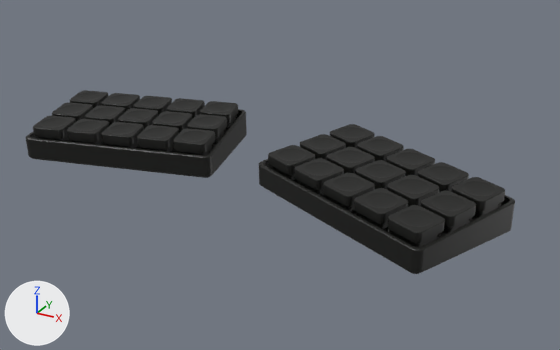
Two versions of the Blender file case/case.blend, one commit apart.
Rendered twice from a camera (50 mm lens) standing at (152.0, -335.0, 144.0) and looking at (-11.0, -38.0, -4.0). Every picture has the same lights, and +X, +Y and +Z are marked at lower left.

The first picture shows 'Cube.001', 'Cube.002', 'briquet-rounded.001', 'briquet-rounded.002', 'case.001', 'case.002', 'kailh lp choc burnt orange.001', 'kailh lp choc burnt orange.002'.
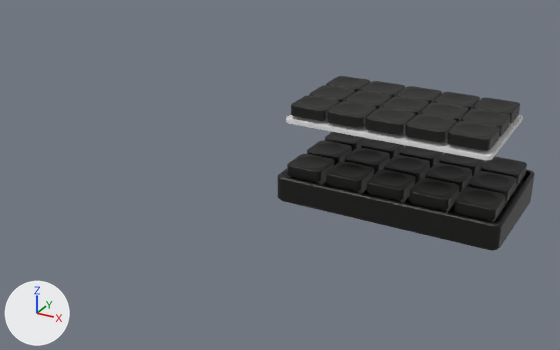
The change, as JSON lines over the scene's bpy script:
```json
{"op": "add", "block": "me_plane", "code": ["me_plane = bpy.data.meshes.new('Plane')", "me_plane.from_pydata(...)  # 144 vertices, 74 faces; spans x -45.0..45.0, y -27.5..27.5, z 0.0..1.6"]}
{"op": "set", "path": "ob_kailh_lp_choc_burnt_orange_002.rotation_euler", "old": "(0.0466, 0.0342, -0.389)", "new": "(0.0, 0.0, 0.0)", "note": "degrees (2.7, 2, -22) -> degrees (0, 0, 0)"}
{"op": "set", "path": "ob_kailh_lp_choc_burnt_orange_002.location", "old": "(11.7, -7.0, 1.9)", "new": "(10.0, -10.0, 0.8)"}
{"op": "set", "path": "ob_cube_002.rotation_euler", "old": "(0.0466, 0.0342, -0.389)", "new": "(0.0, 0.0, 0.0)", "note": "degrees (2.7, 2, -22) -> degrees (0, 0, 0)"}
{"op": "set", "path": "ob_cube_002.location", "old": "(11.9, -7.5, 10.5)", "new": "(10.0, -10.0, 9.4)"}
{"op": "set", "path": "ob_case_002.rotation_euler", "old": "(0.0466, 0.0342, -0.389)", "new": "(0.0, 0.0, 0.0)", "note": "degrees (2.7, 2, -22) -> degrees (0, 0, 0)"}
{"op": "set", "path": "ob_case_002.location", "old": "(39.6, -38.4, -12.3)", "new": "(48.1, -29.1, -11.2)"}
{"op": "set", "path": "ob_briquet_rounded_002.rotation_euler", "old": "(0.0466, 0.0342, -0.389)", "new": "(0.0, 0.0, 0.0)", "note": "degrees (2.7, 2, -22) -> degrees (0, 0, 0)"}
{"op": "set", "path": "ob_briquet_rounded_002.location", "old": "(39.7, -39.0, -1.9)", "new": "(48.1, -29.1, -0.8)"}
{"op": "remove", "block": "ob_briquet_rounded_001", "code": ["ob_briquet_rounded_001 = bpy.data.objects.new('briquet-rounded.001', me_briquet_rounded_002)", "ob_briquet_rounded_001.location = (-98.6, -32.6, -1.3)", "ob_briquet_rounded_001.rotation_euler = (0.0578, 0.0, 0.244)  # degrees (3.3, 0, 14)"]}
{"op": "remove", "block": "ob_case_001", "code": ["ob_case_001 = bpy.data.objects.new('case.001', me_cube_014)", "ob_case_001.location = (-98.8, -32.0, -11.7)", "ob_case_001.rotation_euler = (0.0578, 0.0, 0.244)  # degrees (3.3, 0, 14)"]}
{"op": "set", "path": "ob_cube_001.rotation_euler", "old": "(0.0578, 0.0, 0.244)", "new": "(0.0, 0.0, 0.0)", "note": "degrees (3.3, 0, 14) -> degrees (0, 0, 0)"}
{"op": "set", "path": "ob_cube_001.location", "old": "(-140.0, -23.9, 9.9)", "new": "(10.0, -10.0, 36.3)"}
{"op": "remove", "block": "ob_kailh_lp_choc_burnt_orange_001", "code": ["ob_kailh_lp_choc_burnt_orange_001 = bpy.data.objects.new('kailh lp choc burnt orange.001', me_kailh_lp_choc_burnt_orange_003)", "ob_kailh_lp_choc_burnt_orange_001.location = (-140.2, -23.4, 1.3)", "ob_kailh_lp_choc_burnt_orange_001.rotation_euler = (0.0578, 0.0, 0.244)  # degrees (3.3, 0, 14)", "_m = ob_kailh_lp_choc_burnt_orange_001.modifiers.new('Array', 'ARRAY')", "_m.count = 5", "_m.use_constant_offset = True", "_m.constant_offset_displace = (19.05, 0.0, 0.0)", "_m.use_relative_offset = False", "_m = ob_kailh_lp_choc_burnt_orange_001.modifiers.new('Array.001', 'ARRAY')", "_m.count = 3", "_m.use_constant_offset = True", "_m.constant_offset_displace = (0.0, -19.05, 0.0)", "_m.use_relative_offset = False"]}
{"op": "add", "block": "ob_plane", "code": ["ob_plane = bpy.data.objects.new('Plane', me_plane)", "ob_plane.location = (45.0, -27.5, 29.5)"]}
```

What differs and where, as boxes [x1, y1, x2, y2] in the pictures (560 x 350 px):
```json
{"object": "Cube.001", "change": "moved, turned", "before": [33, 90, 238, 153], "after": [291, 76, 520, 151]}
{"object": "Cube.002", "change": "moved, turned", "before": [268, 124, 505, 243], "after": [287, 132, 527, 220]}
{"object": "case.002", "change": "moved, turned", "before": [259, 159, 515, 274], "after": [278, 154, 535, 251]}
{"object": "case.001", "change": "deleted", "before": [26, 109, 247, 178], "on screen": "black"}
{"object": "Plane", "change": "added", "after": [286, 115, 523, 160]}
{"object": "kailh lp choc burnt orange.002", "change": "moved, turned", "before": [270, 166, 501, 247], "after": [289, 169, 521, 223]}
{"object": "kailh lp choc burnt orange.001", "change": "deleted", "before": [37, 115, 237, 155], "on screen": "black"}
{"object": "briquet-rounded.002", "change": "moved, turned", "before": [293, 180, 501, 237], "after": [323, 180, 525, 223]}
{"object": "briquet-rounded.001", "change": "deleted", "before": [68, 118, 237, 154]}
```
